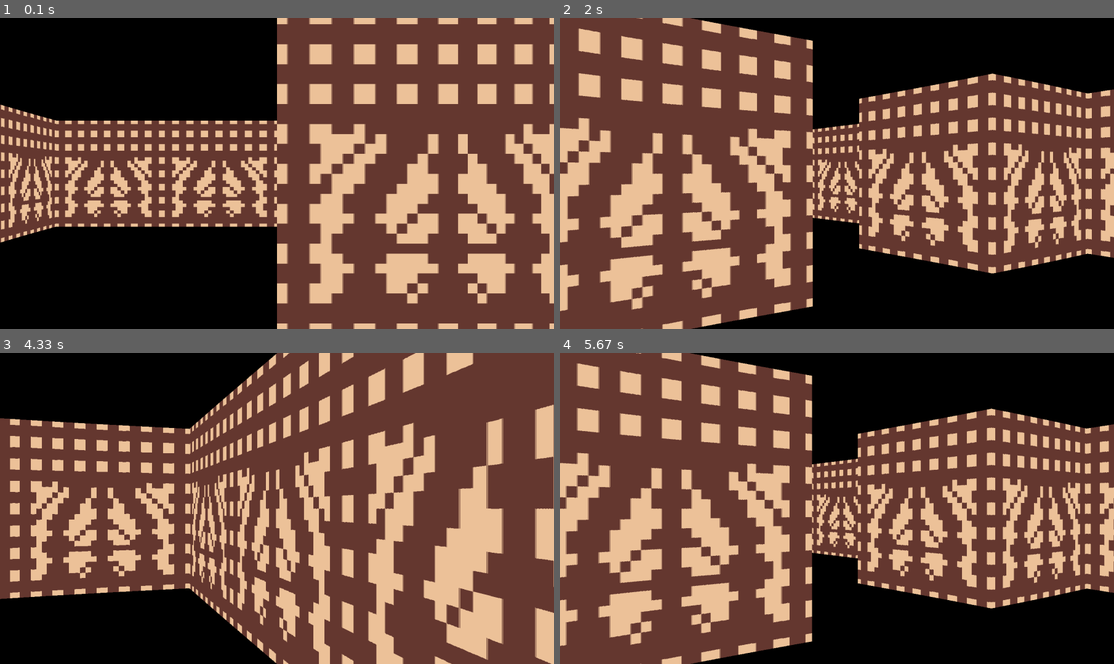
Above: before the commit, frames 1-4 (two rows, left to right).
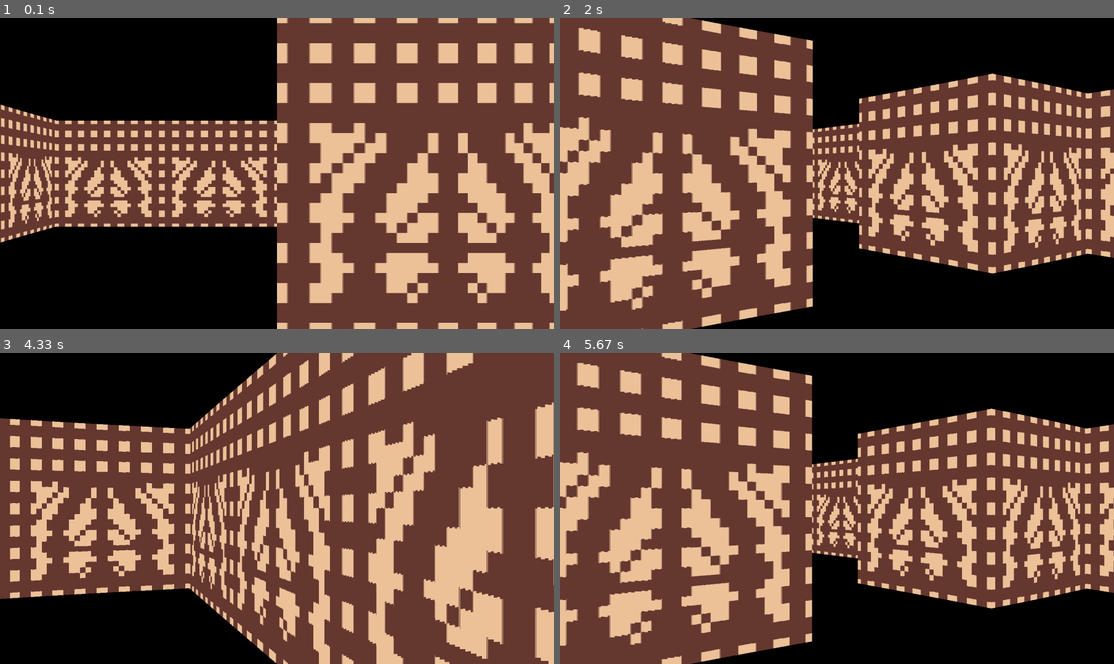
Above: after the commit, the same moments.

Repository: kyrusoo/uni-pygame
Game: pygame game, started from maze/main.py
Same seed, same stepped clock (60 frames per second), same inputs: the game is played once before the commit and once after it.
Inputs:
- Up to frame 1 (0.1 s): no input
- Up to frame 2 (2 s): hold Right 0.33-0.8 s; hold Right 0.83-1.3 s; hold Left 1.33-1.87 s; hold Left from 1.9 s (still down)
- Up to frame 3 (4.33 s): release Left at 2.3 s; hold Right 2.33-2.97 s; hold Left 3-3.47 s; hold Right 3.5-3.97 s; hold Right from 4 s (still down)
- Up to frame 4 (5.67 s): release Right at 4.47 s; hold Left 4.5-5.03 s; hold Left 5.07-5.47 s; hold Right from 5.5 s (still down)

The runs differ from the first frame. In frame 1, 1.5% of the frame differs, in the area x 50-100%, y 1-99%; in frame 2, 0.5%; in frame 3, 0.8%; in frame 4, 0.5%.

Commit message:
fix: fps drop after wall collision fixed

Diff:
--- a/maze/raycasting.py
+++ b/maze/raycasting.py
@@ -15,11 +15,20 @@
         for ray, values in enumerate(self.ray_casting_result):
             depth, proj_height, texture, offset = values
 
-            wall_column = self.textures[texture].subsurface(
-                offset * (TEXTURE_SIZE - SCALE), 0, SCALE, TEXTURE_SIZE
-            )
-            wall_column = pg.transform.scale(wall_column, (SCALE, proj_height))
-            wall_pos = (ray * SCALE, HALF_HEIGHT - proj_height // 2)
+            if proj_height < HEIGHT:
+                wall_column = self.textures[texture].subsurface(
+                    offset * (TEXTURE_SIZE - SCALE), 0, SCALE, TEXTURE_SIZE
+                )
+                wall_column = pg.transform.scale(wall_column, (SCALE, proj_height))
+                wall_pos = (ray * SCALE, HALF_HEIGHT - proj_height // 2)
+            else:
+                texture_height = TEXTURE_SIZE * HEIGHT / proj_height
+                wall_column = self.textures[texture].subsurface(
+                    offset * (TEXTURE_SIZE - SCALE), HALF_TEXTURE_SIZE -  texture_height // 2,
+                    SCALE, texture_height
+                )
+                wall_column = pg.transform.scale(wall_column, (SCALE, HEIGHT))
+                wall_pos = (ray * SCALE, 0)
 
             self.objects_to_render.append((depth, wall_column, wall_pos))
 
